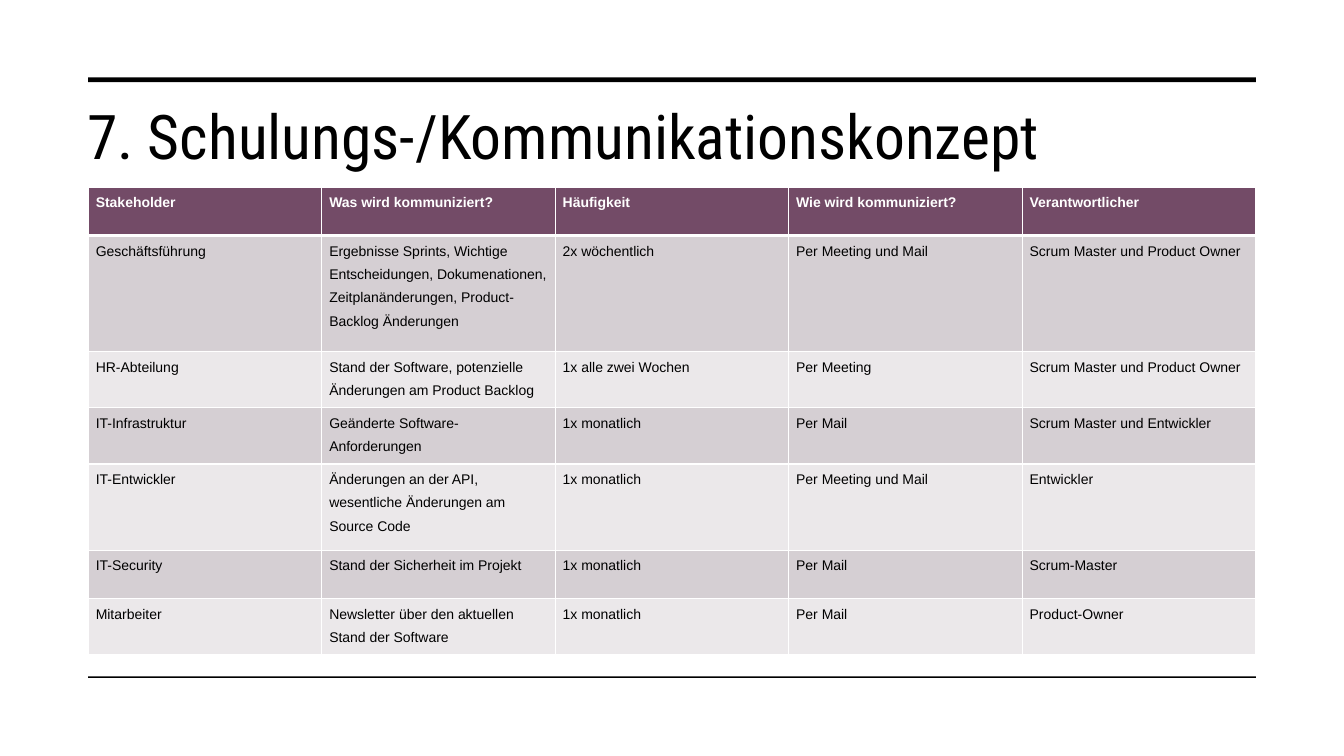
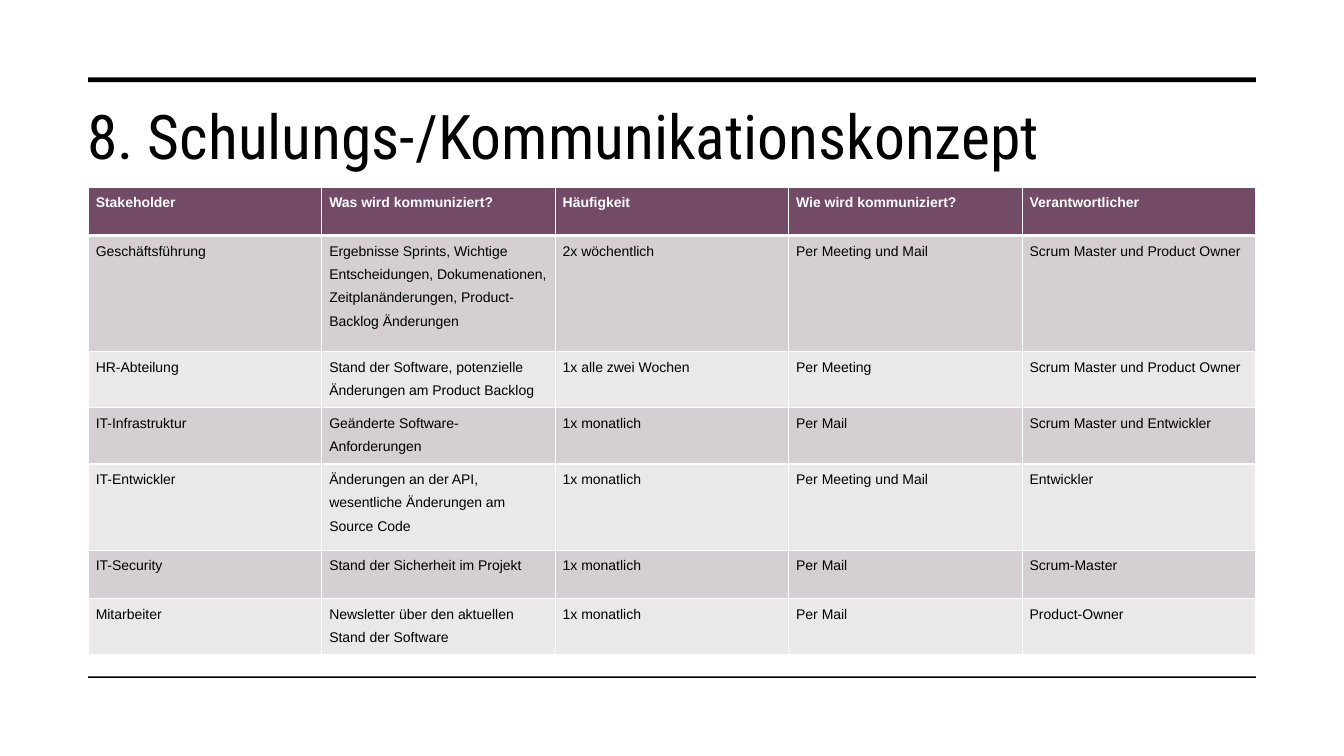
Before and after one commit to malu254/Eifrige-Otter-PM, a slide deck: slide 16 of Abgabe/Dokumentation/Präsentation.pptx. Drawn at 1344x756 pixels with LibreOffice and Linux fonts; fonts in the diff are those of the drawing. Boxes give left, top, right and bottom in pixels: in the first picture for what was removed or moved away, otherwise in the second. Text is boxed around its words. In the diff, an @@ line names an element or a change of style, - is before the commit and + after.

```diff
--- a/Abgabe/Dokumentation/Präsentation.pptx
+++ b/Abgabe/Dokumentation/Präsentation.pptx
@@ title at box(87, 112, 1039, 172): text changed @@
-7. Schulungs-/Kommunikationskonzept
+8. Schulungs-/Kommunikationskonzept
```
Also in this commit, not shown: 16 other slides changed.
